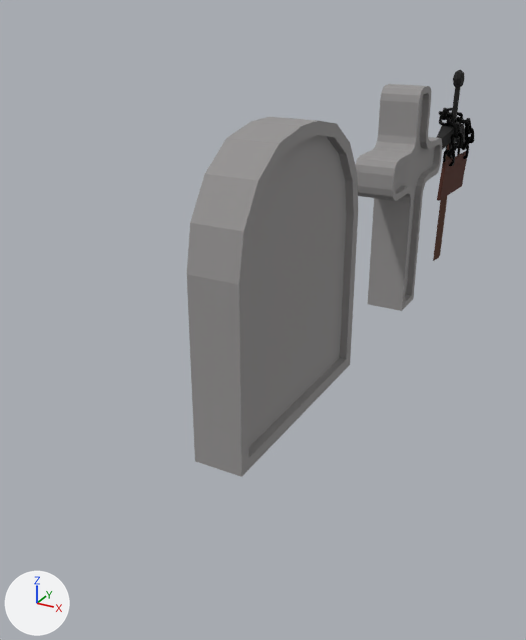
The Blender file Assets/Models/Terrain/Graves.blend: old version first, new version second.
Both versions are drawn from a camera (50 mm lens) standing at (3.63, -7.08, 4.68) and looking at (-0.78, 0.94, 0.67). The lights are fixed; the arrows at lower left show +X, +Y and +Z. The older version comes first.

Script lines for the objects in view, before the commit:
```python
me_cube_002 = bpy.data.meshes.new('Cube.002')
me_cube_002.from_pydata(...)  # 72 vertices, 62 faces; spans x -0.3..0.3, y -1.5..1.5, z 0.0..3.5
me_cube_002.materials.append(mat_stone)  # grey #9c9b9a
me_cube_006 = bpy.data.meshes.new('Cube.006')
me_cube_006.from_pydata(...)  # 24 vertices, 26 faces; spans x 0.05..0.15, y -0.9..0.7, z -0.75..-0.05
me_cube_006.materials.append(mat_wood)  # brown #532f25
me_cube_014 = bpy.data.meshes.new('Cube.014')
me_cube_014.from_pydata(...)  # 93 vertices, 73 faces; spans x -0.16..0.16, y -0.92..0.92, z -1.02..2.54
# faces by material slot: [65, 8]
me_cube_014.materials.append(mat_metal2)  # dark grey #353535
me_cube_014.materials.append(mat_metal)  # brown #5c341e
ob_cube_001 = bpy.data.objects.new('Cube.001', me_cube_002)
ob_cube_001.location = (0.0, 0.0, 0.0)
ob_cube_003 = bpy.data.objects.new('Cube.003', me_cube_006)
ob_cube_003.location = (0.0, 7.0, 2.0)
ob_cube_003.rotation_euler = (-0.0349, 0.0, 0.0)  # degrees (-2, 0, 0)
ob_medsword_001 = bpy.data.objects.new('MedSword.001', me_cube_014)
ob_medsword_001.location = (0.0, 6.9, 2.5)
ob_medsword_001.rotation_euler = (3.054, 0.0, 0.0)  # degrees (175, 0, 0)
# also in view: 'Cube.002' at (0.0, 4.0, 1.75); 'Chain' at (0.03, 6.9, 2.34)
```
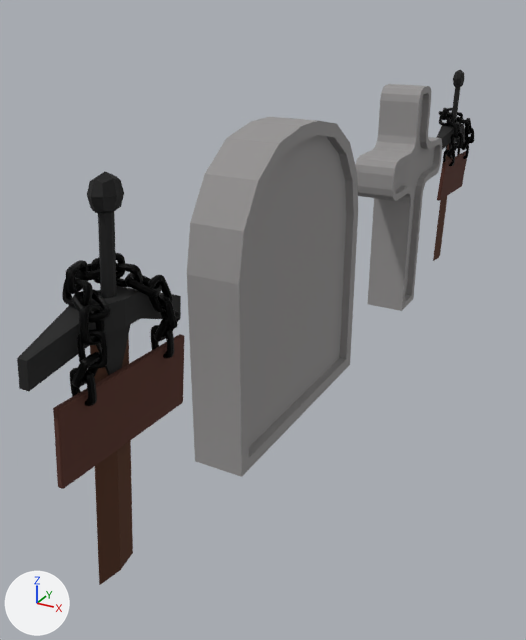
Commit message: Sign Fix

Changed parts and their boxes (x1, y1, x2, y2) in the pictures (526 x 640 px):
'Sign', added: after (17, 172, 184, 585)
    faces in mat_wood (brown #532f25): (53, 334, 184, 489)
    faces in mat_metal2 (dark grey #353535): (17, 172, 181, 391)
    faces in mat_bsteal_001 (black #181818): (62, 253, 180, 406)
    faces in mat_metal (brown #5c341e): (90, 334, 133, 585)

The edits, one by one:
Mesh me_cube_005 is new.
It has 2997 vertices, 2979 faces and spans x -1.34..1.97, y -0.58..0.49, z -0.02..6.28.
Faces by material slot: [2880, 65, 8, 26].
It uses material mat_bsteal_001 (black #181818).
It uses material mat_metal2 (dark grey #353535).
It uses material mat_metal (brown #5c341e).
It uses material mat_wood (brown #532f25).
Object 'Sign' (ob_sign) is new; it shows me_cube_005.
Its location is (0.0, -3.2, 0.0).
Its rotation in degrees is (0, 0, 90).
Its scale is (0.56, 0.56, 0.56).
